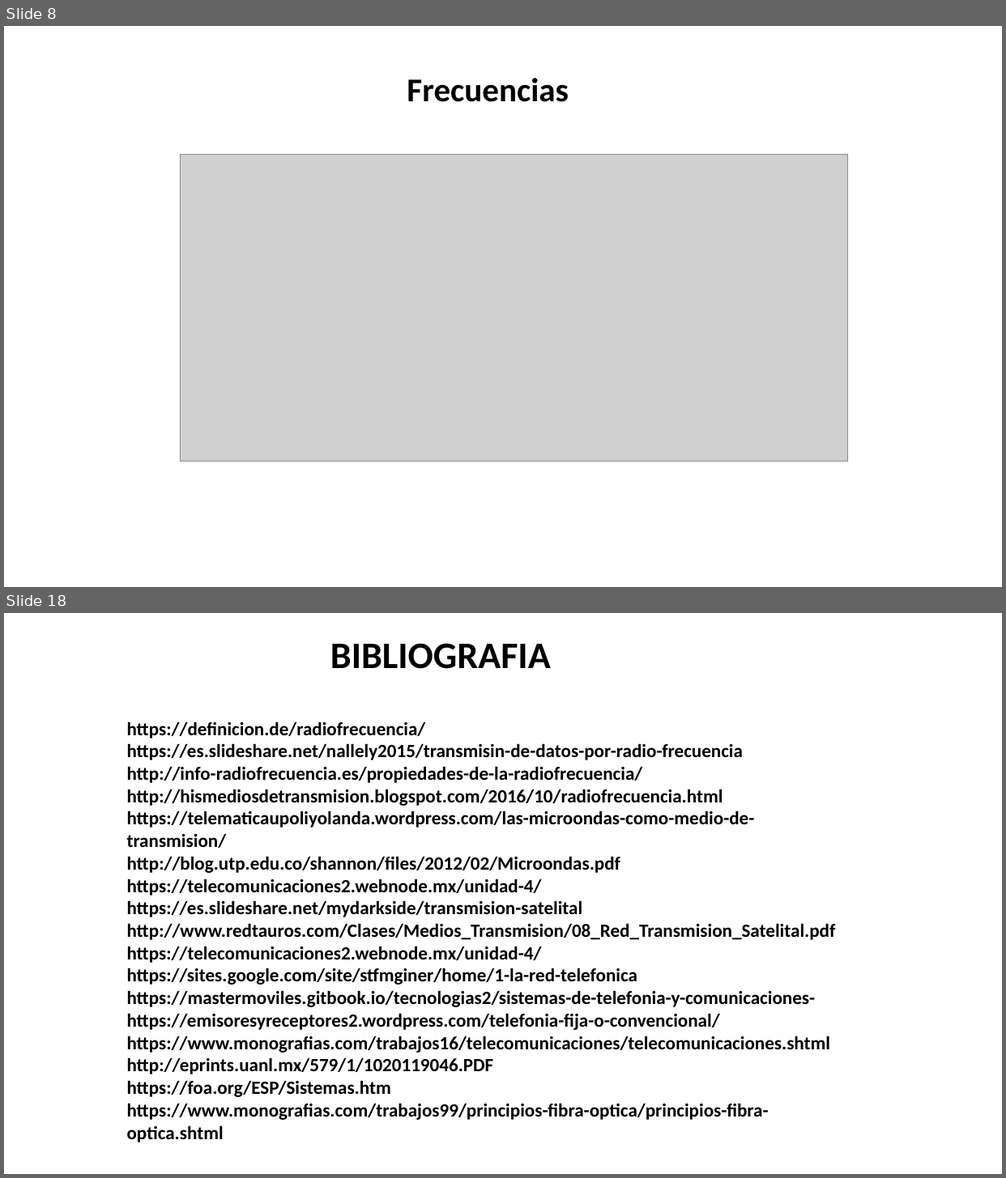
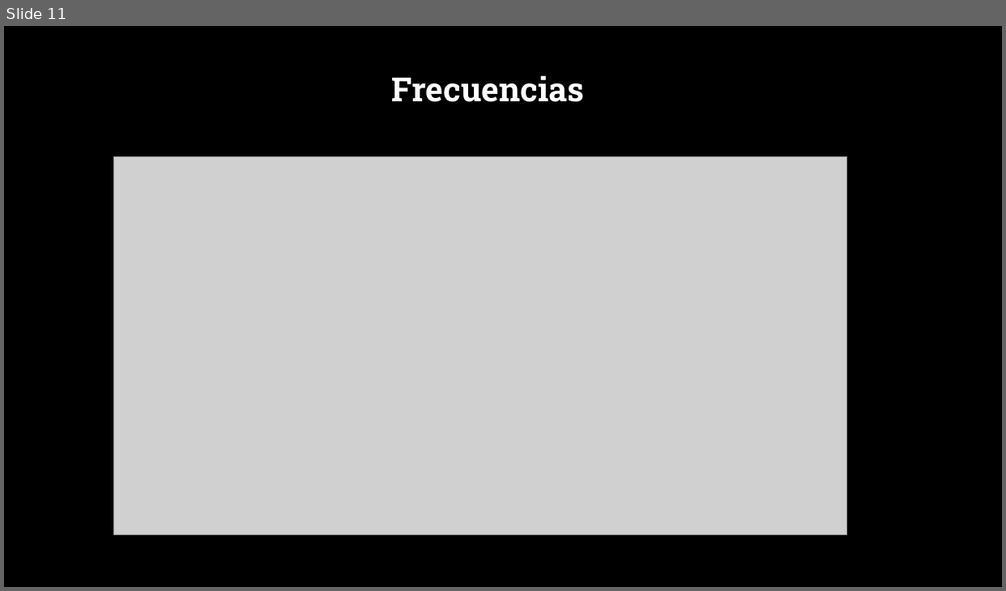
Before and after one commit to SM-ROOT/SM-ROOT, a slide deck: 9°A/Telecomunicaciones/RA_9A_U4_E2.pptx. Shown one above the other, each under a label of ours: slides 8 and 18 before the commit, slide 11 after it; the slides between them are not shown. The pictures are 1006x1178 and 1006x591 pixels, drawn with LibreOffice and Linux fonts; fonts in the diff are those of the drawing; grey boxes stand for pictures; background and template pictures are left out. Boxes give left, top, right and bottom in pixels: in the first picture for what was removed or moved away, otherwise in the second. Text is boxed around its words. In the diff, an @@ line names an element or a change of style, - is before the commit and + after.

```diff
--- a/9°A/Telecomunicaciones/RA_9A_U4_E2.pptx
+++ b/9°A/Telecomunicaciones/RA_9A_U4_E2.pptx
@@ slide 18 removed at <box>4,613,1002,1174</box>, background #FFFFFF @@
@@ text removed at <box>330,643,551,669</box> @@
-BIBLIOGRAFIA
@@ text removed at <box>127,722,836,1143</box> @@
-https://definicion.de/radiofrecuencia/
-https://es.slideshare.net/nallely2015/transmisin-de-datos-por-radio-frecuencia
-http://info-radiofrecuencia.es/propiedades-de-la-radiofrecuencia/
-http://hismediosdetransmision.blogspot.com/2016/10/radiofrecuencia.html
-https://telematicaupoliyolanda.wordpress.com/las-microondas-como-medio-de-transmision/
-http://blog.utp.edu.co/shannon/files/2012/02/Microondas.pdf
-https://telecomunicaciones2.webnode.mx/unidad-4/
-https://es.slideshare.net/mydarkside/transmision-satelital
-http://www.redtauros.com/Clases/Medios_Transmision/08_Red_Transmision_Satelital.pdf
-https://telecomunicaciones2.webnode.mx/unidad-4/
-https://sites.google.com/site/stfmginer/home/1-la-red-telefonica
-https://mastermoviles.gitbook.io/tecnologias2/sistemas-de-telefonia-y-comunicaciones-
-https://emisoresyreceptores2.wordpress.com/telefonia-fija-o-convencional/
-https://www.monografias.com/trabajos16/telecomunicaciones/telecomunicaciones.shtml
-http://eprints.uanl.mx/579/1/1020119046.PDF
-https://foa.org/ESP/Sistemas.htm
-https://www.monografias.com/trabajos99/principios-fibra-optica/principios-fibra-optica.shtml
@@ what was slide 8 is now slide 11 @@
@@ slide 11 changed as well @@
@@ background #FFFFFF to picture (left out) @@
@@ text "Frecuencias" at <box>391,75,584,102</box>: font Calibri to Roboto Slab, text colour #000000 to #FFFFFF @@
@@ picture: place and size @@
-picture at <box>181,155,848,462</box>
+picture at <box>113,157,847,535</box>
```
Also in this commit, not shown: 5 other slides changed, 8 slides added, 11 other slides removed, 1 other file.
